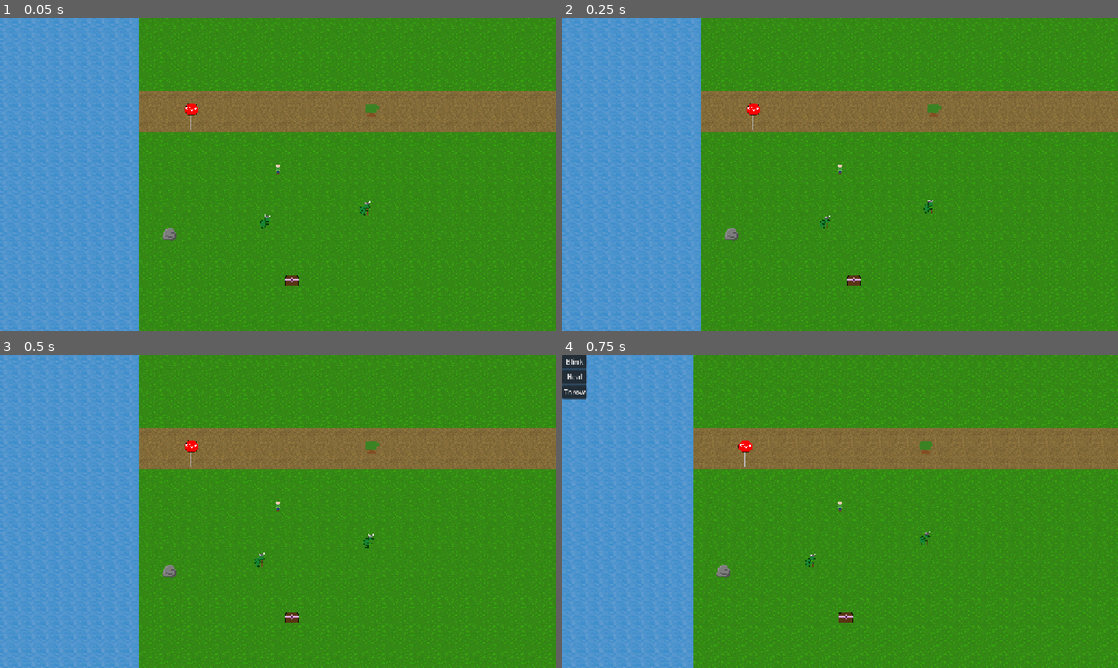
Above: before the commit, frames 1-4 (two rows, left to right).
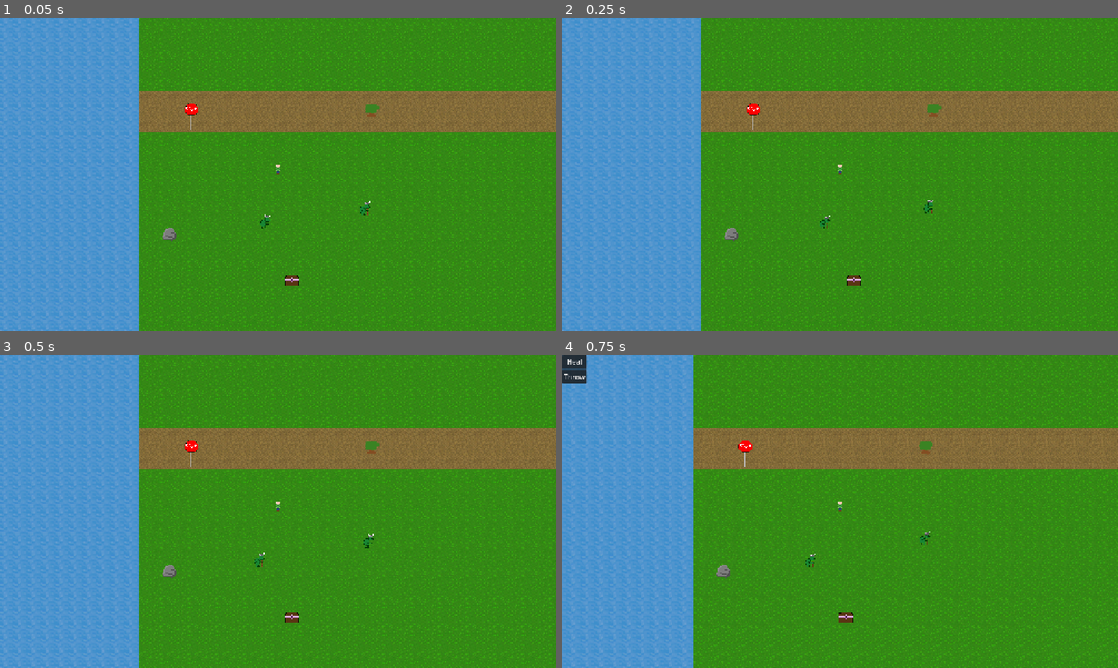
Above: after the commit, the same moments.

Repository: Drewpicus/2dPractice
Game: Godot game, scene res://Scenes/main.tscn
Two runs of this game, one before a commit and one after it. Both use one fixed random seed, a clock stepped at 60 frames per second and the inputs below. This scene is started directly instead of the project's main scene.
Inputs (mouse positions are in pixels of both pictures, inside the frame that each line leads up to):
- Up to frame 1 (0.05 s): no input
- Up to frame 2 (0.25 s): no input
- Up to frame 3 (0.5 s): no input
- Up to frame 4 (0.75 s): move the mouse to (962, 495) at 0.52 s; hold D (move_right) from 0.53 s (still down); hold E (abilities) from 0.53 s (still down)

Frames 1-3 are identical in both runs. In frame 4, 0.3% of the frame differs, in the area x 0-5%, y 1-15%.

Commit message:
blinklys ring

Diff:
--- a/Data/Entities/player.json
+++ b/Data/Entities/player.json
@@ -62,7 +62,6 @@
 			"component_id": "base:ability",
 			"parameters": {
 				"ability_ids": [
-					"base:blink",
 					"base:heal",
 					"base:throw"
 				]
--- /dev/null
+++ b/Data/Items/blink_ring.json
@@ -0,0 +1,26 @@
+{
+	"item_id": "base:blink_ring",
+	"item_name": "Blinkly's Magic Ring",
+	"sprite": "res://Assets/blink_ring.png",
+	"description": "Grants Blinkly's special ability.",
+	"components": [
+		{
+			"component_id": "base:equippable",
+			"parameters": {
+				"slots": [
+					"mainhand",
+					"offhand"
+				]
+			}
+		},
+		{
+			"component_id": "base:ability_grant",
+			"parameters": {
+				"ability_ids": [
+					"base:blink"
+				],
+				"grant_when": "equipped"
+			}
+		}
+	]
+}
--- a/main.gd
+++ b/main.gd
@@ -105,7 +105,9 @@
 		inventory.add_item(goblin_coin)
 		inventory.add_item(goblin_coin2)
 
-		print("Added Stick and Goblin Coin x2 to Goblin")
+		var ring = game_world.create_item(&"base:blink_ring")
+		game_world.spawn_dropped_item(ring,Vector2(-300,-500))
+
 		break
 
 	for chest in all_entities:
Binary file added: Assets/blink_ring.png
Not shown, added: Assets/blink_ring.png.import
